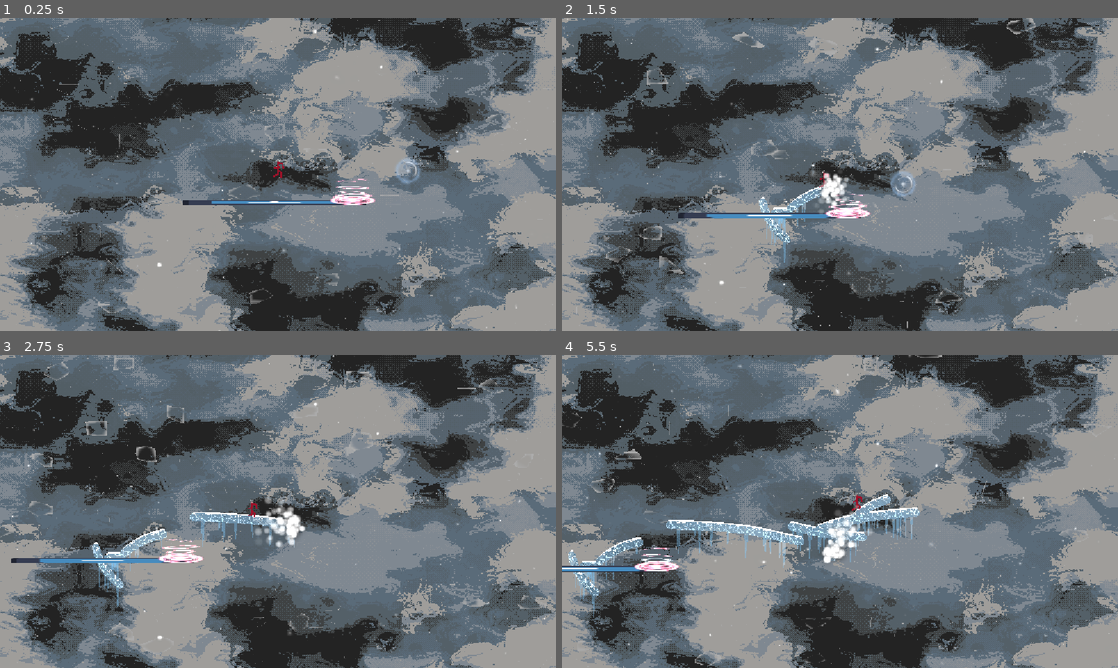
Above: before the commit, frames 1-4 (two rows, left to right).
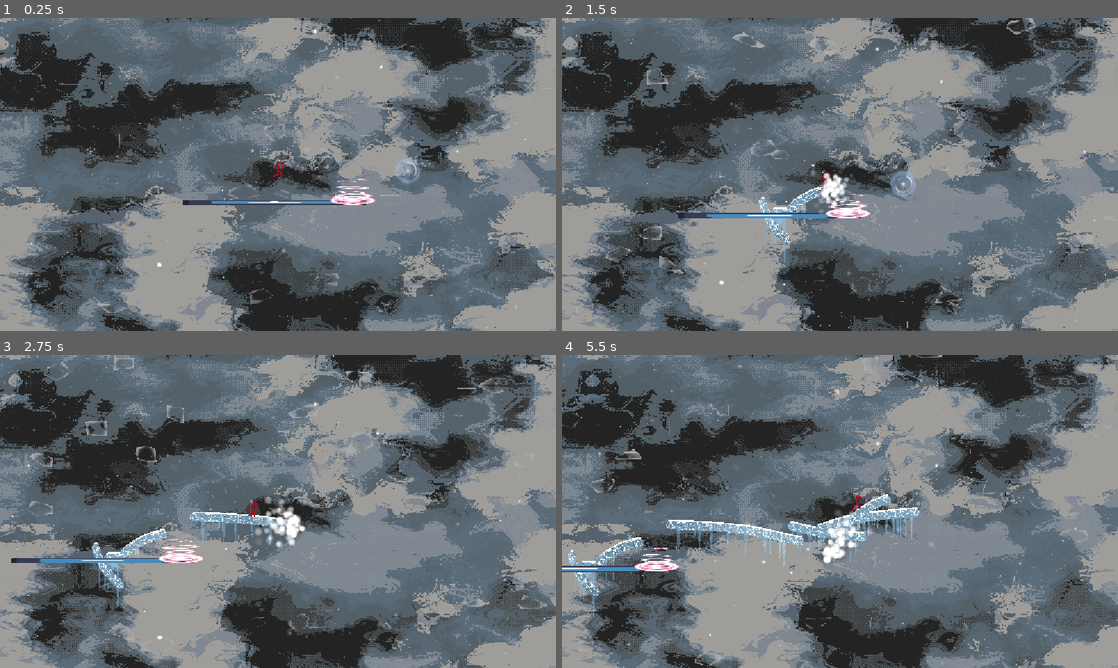
Above: after the commit, the same moments.

Repository: Zepeacedust/snow-game
Game: Godot game, scene res://TestingPlayground.tscn
Same seed, same stepped clock (60 frames per second), same inputs: the game is played once before the commit and once after it. The engine's default icon, where the game draws it, is replaced by a stand-in: a white triangle on a blue panel in a dark square.
Inputs:
- Up to frame 1 (0.25 s): no input
- Up to frame 2 (1.5 s): hold Shift (bridge) 0.53-1.28 s; hold Right (right) from 0.53 s (still down); tap Space (jump) at 0.77 s; tap Shift (bridge) at 1.35 s
- Up to frame 3 (2.75 s): tap Space (jump) at 1.52 s; release Right (right) at 2.03 s; hold Left (left) from 2.03 s (still down); hold Shift (bridge) from 2.03 s (still down)
- Up to frame 4 (5.5 s): release Left (left) at 2.78 s; release Shift (bridge) at 2.78 s; hold Right (right) 2.78-4.28 s; tap Shift (bridge) at 2.85, 4.35 s; tap Space (jump) at 3.02, 3.77, 4.52 s; hold Shift (bridge) 3.53-4.28 s; hold Left (left) 4.28-5.03 s; hold Right (right) from 5.03 s (still down); hold Shift (bridge) from 5.03 s (still down)

The runs differ from the first frame. In frame 1, 3.3% of the frame differs, in the area x 0-100%, y 0-100%; in frame 2, 7.2%; in frame 3, 9.9%; in frame 4, 14%.

Commit message:
Improved ice shader and background movement

Diff:
--- /dev/null
+++ b/BridgeObject.tscn
@@ -0,0 +1,94 @@
+[gd_scene format=3 uid="uid://btpci5hfntphd"]
+
+[ext_resource type="Script" uid="uid://do0qpvw75ypf0" path="res://scripts/bridge_object.gd" id="1_1x2th"]
+[ext_resource type="Shader" uid="uid://mwj33cwsv18d" path="res://Shaders/IcePath2.gdshader" id="2_gutsx"]
+[ext_resource type="Shader" uid="uid://we68tb5nk7" path="res://Shaders/IcePath.gdshader" id="2_oj7mg"]
+
+[sub_resource type="Curve2D" id="Curve2D_1x2th"]
+
+[sub_resource type="Curve" id="Curve_av7il"]
+_limits = [0.0, 300.0, 0.0, 10.0]
+_data = [Vector2(0, 0), 0.0, 8.171592, 0, 0, Vector2(3, 150), -2.298251, -2.298251, 0, 0, Vector2(10, 300), 35.690697, 0.0, 0, 0]
+point_count = 3
+metadata/_snap_enabled = true
+
+[sub_resource type="ShaderMaterial" id="ShaderMaterial_oj7mg"]
+shader = ExtResource("2_gutsx")
+shader_parameter/crack_depth = 3.50000016625
+shader_parameter/crack_scale = 1.400000019
+shader_parameter/crack_zebra_scale = 2.50000011875
+shader_parameter/crack_zebra_amp = 2.30000010925
+shader_parameter/crack_profile = 0.450000021375
+shader_parameter/crack_slope = 50.0
+shader_parameter/crack_width = 0.070000003325
+shader_parameter/refraction_offset = Vector2(25, 25)
+shader_parameter/reflection_offset = Vector2(1, 1)
+shader_parameter/reflection_color = Color(4.415934, 4.415934, 4.415934, 0.12941177)
+
+[sub_resource type="ShaderMaterial" id="ShaderMaterial_e7tvu"]
+shader = ExtResource("2_oj7mg")
+shader_parameter/scale = 50.000002185
+shader_parameter/gap = 4.5
+shader_parameter/angle = 45.0
+shader_parameter/glass_tint = Color(0.49411765, 0.7921569, 1, 0.34901962)
+shader_parameter/stripe_color = Color(1, 1, 1, 0.08)
+shader_parameter/sun_color = Color(1, 1, 1, 0.59)
+shader_parameter/dash_cell = 6.0
+shader_parameter/dash_density = 0.75
+shader_parameter/dash_size = 0.2
+shader_parameter/dashes_enabled = true
+shader_parameter/border_enabled = true
+shader_parameter/border_size = 1.0
+shader_parameter/border_dash_cell = 15.0
+shader_parameter/border_dash_density = 0.5
+shader_parameter/border_dash_size = 1.0
+shader_parameter/border_dashes_enabled = true
+
+[sub_resource type="Curve" id="Curve_t3sok"]
+
+[sub_resource type="Curve" id="Curve_mdvpl"]
+
+[sub_resource type="Curve" id="Curve_i2ls8"]
+
+[sub_resource type="CurveXYZTexture" id="CurveXYZTexture_pi7eq"]
+curve_x = SubResource("Curve_t3sok")
+curve_y = SubResource("Curve_mdvpl")
+curve_z = SubResource("Curve_i2ls8")
+
+[node name="BridgeObject" type="Path2D" unique_id=977108169 node_paths=PackedStringArray("line_visualizers")]
+curve = SubResource("Curve2D_1x2th")
+script = ExtResource("1_1x2th")
+control_amount = SubResource("Curve_av7il")
+minimum_extension_length = 5.0
+line_visualizers = [NodePath("Glass"), NodePath("Cracks"), NodePath("Snow")]
+
+[node name="Glass" type="Line2D" parent="." unique_id=1228438323]
+material = SubResource("ShaderMaterial_oj7mg")
+width = 50.0
+texture_mode = 1
+joint_mode = 2
+begin_cap_mode = 2
+end_cap_mode = 2
+
+[node name="Cracks" type="Line2D" parent="." unique_id=1442994220]
+material = SubResource("ShaderMaterial_e7tvu")
+width = 50.0
+texture = SubResource("CurveXYZTexture_pi7eq")
+texture_mode = 2
+joint_mode = 2
+begin_cap_mode = 2
+end_cap_mode = 2
+
+[node name="Snow" type="Line2D" parent="." unique_id=183710882]
+z_index = -1
+position = Vector2(0, -25)
+width = 20.0
+joint_mode = 2
+begin_cap_mode = 2
+end_cap_mode = 2
+
+[node name="RayCast2D" type="RayCast2D" parent="." unique_id=1964331653]
+target_position = Vector2(0, 0)
+collision_mask = 2
+hit_from_inside = true
+collide_with_areas = true
--- /dev/null
+++ b/levels/Level_hordur.tscn
@@ -0,0 +1,314 @@
+[gd_scene format=3 uid="uid://cwqq34luprs2t"]
+
+[ext_resource type="Script" uid="uid://djq2qipyrgr6g" path="res://levels/level.gd" id="1_snunk"]
+[ext_resource type="PackedScene" uid="uid://cfn8aidci05vt" path="res://level objects/platform.tscn" id="2_0578r"]
+[ext_resource type="PackedScene" uid="uid://cspn34sa5rr4k" path="res://scenes/background.tscn" id="3_73igt"]
+[ext_resource type="PackedScene" uid="uid://onunoh2nkyhv" path="res://scenes/camera_2d.tscn" id="4_i45pl"]
+[ext_resource type="PackedScene" uid="uid://dhtom2qf7sluv" path="res://scenes/player.tscn" id="5_55gux"]
+[ext_resource type="PackedScene" uid="uid://bnhy4urh4ncg5" path="res://level objects/goal.tscn" id="6_uk0fh"]
+[ext_resource type="Texture2D" uid="uid://du7lauir4ku3a" path="res://snowflakes.tres" id="7_ly5rw"]
+[ext_resource type="PackedScene" uid="uid://ckf0m4a171j81" path="res://level objects/collectable.tscn" id="8_lr1hp"]
+[ext_resource type="Texture2D" uid="uid://1dc154we0kj2" path="res://snowflakes.png" id="9_8i26r"]
+
+[sub_resource type="Shader" id="Shader_4n8tn"]
+code = "shader_type canvas_item;
+
+// mipmaps are needed for textureLod (blur)
+uniform sampler2D screen_texture: hint_screen_texture, repeat_disable, filter_linear_mipmap;
+
+// Frosted glass
+uniform vec4 tint_color: source_color = vec4(0.5, 0.87, 0.945, 1.0);
+uniform float tint_amount: hint_range(0.0, 1.0) = 0.4;
+uniform float frost_scale: hint_range(1.0, 200.0) = 30.0;
+uniform float frost_refraction_px: hint_range(0.0, 30.0) = 4.0;
+uniform float frost_blur_lod: hint_range(0.0, 6.0) = 3.0;
+uniform float frost_whiteness: hint_range(0.0, 0.5) = 0.12;
+uniform float noise_amount: hint_range(0.0, 0.2) = 0.03;
+uniform float glitter_scale: hint_range(10.0, 400.0) = 140.0;
+uniform float glitter_density: hint_range(0.0, 1.0) = 0.35;
+uniform float glitter_intensity: hint_range(0.0, 4.0) = 1.5;
+uniform vec4 glitter_color: source_color = vec4(0.85, 0.95, 1.0, 1.0);
+
+// Crack generation
+uniform float crack_depth : hint_range(0.0, 10.0) = 2.236;
+uniform float crack_scale : hint_range(1.0, 10.0) = 4.0;
+uniform float crack_zebra_scale : hint_range(0.0, 10.0) = 2.67;
+uniform float crack_zebra_amp : hint_range(0.0, 10.0) = 1.3;
+uniform float crack_profile : hint_range(0.0, 10.0) = 1.0;
+uniform float crack_slope : hint_range(0.0, 50.0) = 45.8;
+uniform float crack_width : hint_range(0.0, 1.0) = 0.001;
+
+uniform float crack_clarity: hint_range(0.0, 1.0) = 0.9;
+uniform float crack_refraction_px: hint_range(0.0, 200.0) = 12.0;
+uniform float crack_edge_warp_px: hint_range(0.0, 200.0) = 60.0;
+uniform float crack_edge_boost: hint_range(0.0, 200.0) = 40.0;
+uniform float crack_edge_light: hint_range(0.0, 3.0) = 0.6;
+uniform float crack_darkness: hint_range(0.0, 1.0) = 0.08;
+
+
+vec2 hash(vec2 p) {
+    p = vec2(dot(p, vec2(127.1, 311.7)), dot(p, vec2(269.5, 183.3)));
+    return fract(sin(p) * 43758.5453123);
+}
+
+float noise(vec2 p) {
+    vec2 i = floor(p);
+    vec2 f = fract(p);
+    f = f * f * (3.0 - 2.0 * f);
+    return mix(mix(dot(hash(i + vec2(0.0, 0.0)), f - vec2(0.0, 0.0)),
+                   dot(hash(i + vec2(1.0, 0.0)), f - vec2(1.0, 0.0)), f.x),
+               mix(dot(hash(i + vec2(0.0, 1.0)), f - vec2(0.0, 1.0)),
+                   dot(hash(i + vec2(1.0, 1.0)), f - vec2(1.0, 1.0)), f.x), f.y);
+}
+
+vec3 voronoiB(vec2 u) {
+    vec2 p = floor(u);
+    vec2 f = fract(u);
+    float res = 8.0;
+    vec2 C = vec2(0.0);
+    vec2 P = vec2(0.0);
+    for (int j = -1; j <= 1; j++) {
+        for (int i = -1; i <= 1; i++) {
+            vec2 g = vec2(float(i), float(j));
+            vec2 o = hash(p + g);
+            vec2 r = g - f + o;
+            float d = dot(r, r);
+            if (d < res) {
+                res = d;
+                C = g;
+                P = r;
+            }
+        }
+    }
+    res = 8.0;
+    for (int j = -2; j <= 2; j++) {
+        for (int i = -2; i <= 2; i++) {
+            vec2 g = C + vec2(float(i), float(j));
+            vec2 o = hash(p + g);
+            vec2 r = g - f + o;
+            if (dot(P - r, P - r) > 1e-5) {
+                res = min(res, 0.5 * dot((P + r), normalize(r - P)));
+            }
+        }
+    }
+    return vec3(res, P + f);
+}
+
+float fbm(vec2 n) {
+    float total = 0.0, amp = 1.0;
+    for (int i = 0; i < 5; i++) {
+        total += noise(n) * amp;
+        n += n;
+        amp *= 0.5;
+    }
+    return total;
+}
+
+float generate_cracks(vec2 uv) {
+	vec2 U = uv * crack_scale;
+	float crack = 0.0;
+	for (float i = 0.0; i < crack_depth; i++) {
+		vec2 D = vec2(crack_zebra_amp * fbm(U / crack_zebra_scale) * crack_zebra_scale);
+		float d = voronoiB(U + D).x;
+		d = min(1.0, crack_slope * pow(max(0.0, d - crack_width), crack_profile));
+		crack += (1.0 - d) / exp2(i);
+		// The result is clamped to 1, so further octaves can't change it
+		if (crack >= 1.0) {
+			break;
+		}
+		U *= 1.5;
+	}
+	return clamp(crack, 0.0, 1.0);
+}
+
+
+// Twinkling sparkles on a jittered grid
+float glitter(vec2 uv, vec2 cam) {
+	vec2 g = uv * glitter_scale;
+	vec2 id = floor(g);
+	vec2 h2 = hash(id + vec2(7.7, 3.1));
+	if (h2.x < 1.0 - glitter_density) {
+		return 0.0;
+	}
+	vec2 h = hash(id);
+	vec2 center = 0.25 + 0.5 * h;
+	float dist = length(fract(g) - center);
+	float dot_mask = smoothstep(0.22, 0.0, dist);
+	float phase = dot(cam, h * 2.0 - 1.0) * 0.02 + h2.y * 6.2831;
+	float twinkle = pow(max(0.0, sin(phase)), 8.0);
+	return dot_mask * twinkle;
+}
+
+varying vec2 camera_offset;
+
+void vertex() {
+	// Camera translation in pixels, so glitter reacts to camera movement
+	camera_offset = CANVAS_MATRIX[3].xy;
+}
+
+void fragment() {
+	float crack = generate_cracks(UV);
+	// Slope of the crack
+	vec2 crack_grad = vec2(dFdx(crack), dFdy(crack));
+
+	// Whole glass frosted and clear cracks
+	float frost = 1.0 - crack * crack_clarity;
+
+	// Procedural frost warp
+	vec2 frost_uv = UV * frost_scale;
+	vec2 frost_warp = vec2(noise(frost_uv), noise(frost_uv + vec2(17.3, 91.7)));
+
+	// Refract the backdrop, frost scatters while cracks bend
+	float edge = length(crack_grad);
+	vec2 edge_dir = crack_grad / (edge + 1e-5);
+	float edge_mask = clamp(edge * crack_edge_boost, 0.0, 1.0);
+	vec2 offset_px = frost_warp * frost_refraction_px * frost
+		+ crack_grad * crack_refraction_px
+		+ edge_dir * edge_mask * crack_edge_warp_px;
+	vec2 uv = SCREEN_UV + offset_px * SCREEN_PIXEL_SIZE;
+
+	// Blur the backdrop based on frost amount
+	vec3 screen = textureLod(screen_texture, uv, frost_blur_lod * frost).rgb;
+
+	// Tint and whiten our image
+	screen = mix(screen, tint_color.rgb, tint_amount * frost);
+	screen += frost_whiteness * frost;
+
+	// Glittering sparkles in the frost, brighter along crack edges
+	float sparkle = glitter(UV, camera_offset) + 0.5 * glitter(UV * 1.7 + vec2(13.1, 5.3), camera_offset * 1.3);
+	screen += glitter_color.rgb * sparkle * glitter_intensity * (frost + edge_mask);
+
+	// Get a random-ish value for some speckle noise
+	float noise = fract(sin(dot(UV, vec2(12.9898, 78.233))) * 43758.5453) - 0.5;
+	// Apply speckle noise based on amount and frost
+	screen += noise * noise_amount * frost;
+
+	// Crack edge lighting and darkening giving some depth
+	screen += crack_edge_light * length(crack_grad);
+	screen *= 1.0 - crack_darkness * crack;
+
+	COLOR = vec4(screen, 1.0);
+}"
+
+[sub_resource type="ShaderMaterial" id="ShaderMaterial_1xymn"]
+shader = SubResource("Shader_4n8tn")
+shader_parameter/tint_color = Color(0.5, 0.87, 0.945, 1)
+shader_parameter/tint_amount = 0.0
+shader_parameter/frost_scale = 26.4530012090175
+shader_parameter/frost_refraction_px = 30.0
+shader_parameter/frost_blur_lod = 4.48800021318
+shader_parameter/frost_whiteness = 0.0230000010925
+shader_parameter/noise_amount = 0.046000002185
+shader_parameter/glitter_scale = 140.0
+shader_parameter/glitter_density = 0.35
+shader_parameter/glitter_intensity = 1.5
+shader_parameter/glitter_color = Color(0.85, 0.95, 1, 1)
+shader_parameter/crack_depth = 2.236
+shader_parameter/crack_scale = 1.6630000314925
+shader_parameter/crack_zebra_scale = 2.5150001194625
+shader_parameter/crack_zebra_amp = 0.56400002679
+shader_parameter/crack_profile = 0.2250000106875
+shader_parameter/crack_slope = 2.086000099085
+shader_parameter/crack_width = 0.0050000002375
+shader_parameter/crack_clarity = 1.0
+shader_parameter/crack_refraction_px = 120.0
+shader_parameter/crack_edge_warp_px = 39.0690018557775
+shader_parameter/crack_edge_boost = 57.3650027248375
+shader_parameter/crack_edge_light = 0.0
+shader_parameter/crack_darkness = 0.7130000338675
+
+[sub_resource type="AtlasTexture" id="AtlasTexture_4n8tn"]
+atlas = ExtResource("9_8i26r")
+region = Rect2(69, 365, 62, 70)
+
+[sub_resource type="AtlasTexture" id="AtlasTexture_ly3hx"]
+atlas = ExtResource("9_8i26r")
+region = Rect2(68, 165, 64, 70)
+
+[sub_resource type="AtlasTexture" id="AtlasTexture_wkb0e"]
+atlas = ExtResource("9_8i26r")
+region = Rect2(569, 265, 62, 70)
+
+[node name="TestLevel" type="Node2D" unique_id=1669989023]
+script = ExtResource("1_snunk")
+
+[node name="Platforms" type="Node2D" parent="." unique_id=1907917136]
+material = SubResource("ShaderMaterial_1xymn")
+
+[node name="Polygon2D" parent="Platforms" unique_id=336819310 instance=ExtResource("2_0578r")]
+position = Vector2(-256, 800)
+polygon = PackedVector2Array(52, -674, 573.1252, -672.7163, 1507, 281, 2772, 2968, 4818.8076, 3511.655, 5320, 3221, 5298, 3843, 7102, 5268, 1957, 3466, 456, 1329)
+uv = PackedVector2Array(743.99994, 8, 832.00006, 152, 570.4386, 906.4701, 7.969567, 989.0524, 70.97986, 460.8987)
+
+[node name="Polygon2D2" parent="Platforms" unique_id=160589985 instance=ExtResource("2_0578r")]
+position = Vector2(2304, -4032)
+color = Color(0.2627451, 0.47843137, 0.5647059, 1)
+polygon = PackedVector2Array(448, 32, 1696, 2080, 3683, 6833, 2105, 6381, 1344, 6691, 1055, 7586, -134, 5725, -635, 3794)
+uv = PackedVector2Array(678.9678, 41.337006, 696.80774, 393.4259, 219.83655, 878.61487, 420.38913, 350.62112)
+
+[node name="Polygon2D4" parent="Platforms" unique_id=773163945 instance=ExtResource("2_0578r")]
+position = Vector2(5685, 2442)
+color = Color(0, 0.58431375, 0.63529414, 1)
+polygon = PackedVector2Array(-212, 241, 1312, 1472, 1069, 2583, 1242, 3002, -171, 1786)
+uv = PackedVector2Array(526.7771, 292.28296, 595.7082, 474.45804, 393.83853, 725.5642, 339.67834, 523.6945)
+
+[node name="Polygon2D5" parent="Platforms" unique_id=835824249 instance=ExtResource("2_0578r")]
+position = Vector2(4450, 2949)
+color = Color(0.6666667, 0.73333335, 0.8039216, 1)
+polygon = PackedVector2Array(109, 83, 370, 271, 354, 597, 55, 724, -277, 574, -178, 195)
+uv = PackedVector2Array(432.45532, 287.87436, 585.3268, 287.87436, 809.1743, 566.31885, 645.3834, 653.67395, 394.23746, 642.7545, 301.42264, 473.504)
+
+[node name="Polygon2D6" parent="Platforms" unique_id=2032729782 instance=ExtResource("2_0578r")]
+position = Vector2(9177, 2266)
+color = Color(0.2627451, 0.47843137, 0.5647059, 1)
+polygon = PackedVector2Array(766, 5661, 1055, 7586, -1785, 5437, -1419, 5009, -291.65698, 5001.226, -125, 4675, -166, 3979, -2227, 3154, 115, 3210)
+uv = PackedVector2Array(678.9678, 41.337006, 696.80774, 393.4259, 219.83655, 878.61487, 420.38913, 350.62112)
+
+[node name="Background" parent="." unique_id=994522193 instance=ExtResource("3_73igt")]
+
+[node name="Camera2D" parent="." unique_id=198332219 node_paths=PackedStringArray("target") instance=ExtResource("4_i45pl")]
+target = NodePath("../CharacterBody2D")
+SCALE_FACTOR = 3.0
+
+[node name="CharacterBody2D" parent="." unique_id=487467837 instance=ExtResource("5_55gux")]
+position = Vector2(96, 64)
+
+[node name="Goal" parent="." unique_id=1904425614 instance=ExtResource("6_uk0fh")]
+position = Vector2(8435, 7281)
+
+[node name="Timer" type="Timer" parent="." unique_id=282463720]
+
+[node name="SnowflakeDisplay" type="CanvasLayer" parent="." unique_id=359266053]
+
+[node name="Sprite2D" type="Sprite2D" parent="SnowflakeDisplay" unique_id=1219358869]
+modulate = Color(0, 0, 0, 1)
+position = Vector2(640, 40)
+scale = Vector2(0.7, 0.7)
+texture = ExtResource("7_ly5rw")
+
+[node name="Sprite2D2" type="Sprite2D" parent="SnowflakeDisplay" unique_id=704026076]
+modulate = Color(0, 0, 0, 1)
+position = Vector2(704, 40)
+scale = Vector2(0.7, 0.7)
+texture = ExtResource("7_ly5rw")
+
+[node name="Sprite2D3" type="Sprite2D" parent="SnowflakeDisplay" unique_id=1237023390]
+modulate = Color(0, 0, 0, 1)
+position = Vector2(576, 40)
+scale = Vector2(0.7, 0.7)
+texture = ExtResource("7_ly5rw")
+
+[node name="Collectable2" parent="." unique_id=676469921 node_paths=PackedStringArray("holder") instance=ExtResource("8_lr1hp")]
+position = Vector2(4534, 2769)
+texture = SubResource("AtlasTexture_4n8tn")
+holder = NodePath("../SnowflakeDisplay/Sprite2D")
+
+[node name="Collectable" parent="." unique_id=169161764 node_paths=PackedStringArray("holder") instance=ExtResource("8_lr1hp")]
+position = Vector2(5168, 4588)
+texture = SubResource("AtlasTexture_ly3hx")
+holder = NodePath("../SnowflakeDisplay/Sprite2D2")
+
+[node name="Collectable3" parent="." unique_id=25041559 node_paths=PackedStringArray("holder") instance=ExtResource("8_lr1hp")]
+position = Vector2(7111, 6846)
+texture = SubResource("AtlasTexture_wkb0e")
+holder = NodePath("../SnowflakeDisplay/Sprite2D3")
--- a/scenes/background.tscn
+++ b/scenes/background.tscn
@@ -53,6 +53,8 @@
 uniform float steps = 8;
 uniform float edge_size:hint_range(0,1.) = .01;
 uniform float speed = 1;
+uniform float cloud_speed = 0.1;
+
 
 // these dithering and decimate functions were likely pulled from lygia, if I remember correctly. Been floating around in my shader files for a while.
 #define DITHER_BAYER_PRECISION 2
@@ -88,16 +90,25 @@
 	return star_flare;
 }
 
+float rand(vec2 co){
+    return fract(sin(dot(co.xy ,vec2(12.9898,78.233))) * 43758.5453);
+}
+
 void fragment() {
 	// Called for every pixel the material is visible on.
 	// 1. Planning + 2. Cloud up
 	// A cellular noise can make some convincing cloud shapes.
+	//vec2 cloud_uv = UV + vec2(TIME * cloud_speed/speed, 0.);
+	//cloud_uv = 1. - abs(1. - mod(cloud_uv, 2.));
+	//vec3 cloud = texture(clouds, cloud_uv).rgb;
 	vec3 cloud = texture(clouds, UV).rgb;
 
 	// 3. Dither, 4. Layers
 	// figure out the edges, by first doing a bit of posterization
 	vec3 edges = decimate(cloud+edge_size, steps);
 	cloud = decimate(cloud, steps);
+
+
 	// mask out an area to dither
 	vec3 dither_area = texture(dither_areas, UV).rgb;
 	float dither_value = ditherBayer(dither_area.r, FRAGCOORD.xy);
@@ -105,8 +116,11 @@
 	float should_dither = clamp(sign(edges.r-cloud.r),0,1);
 	should_dither *= dither_value;
 
+
 	// 5. Rift!
-	vec3 rift = texture(rifts, UV).rgb;
+	vec2 rift_uv = UV - vec2(TIME * cloud_speed, 0.);
+	rift_uv = 1. - abs(1. - mod(rift_uv, 2.));
+	vec3 rift = texture(rifts, rift_uv).rgb;
 	float rift_mask = decimate(rift, 2).r;
 	float rift_edge = step(.5, rift_mask) - rift_mask;
 	rift_mask = step(.6,rift_mask);
@@ -145,6 +159,7 @@
 shader_parameter/steps = 10.18
 shader_parameter/edge_size = 1.0
 shader_parameter/speed = 6.89
+shader_parameter/cloud_speed = 0.01
 
 [sub_resource type="FastNoiseLite" id="FastNoiseLite_t3sok"]
 
